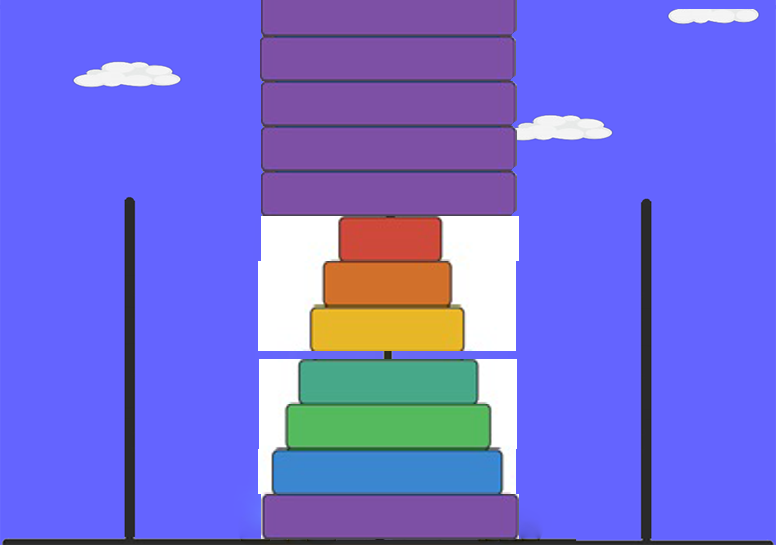
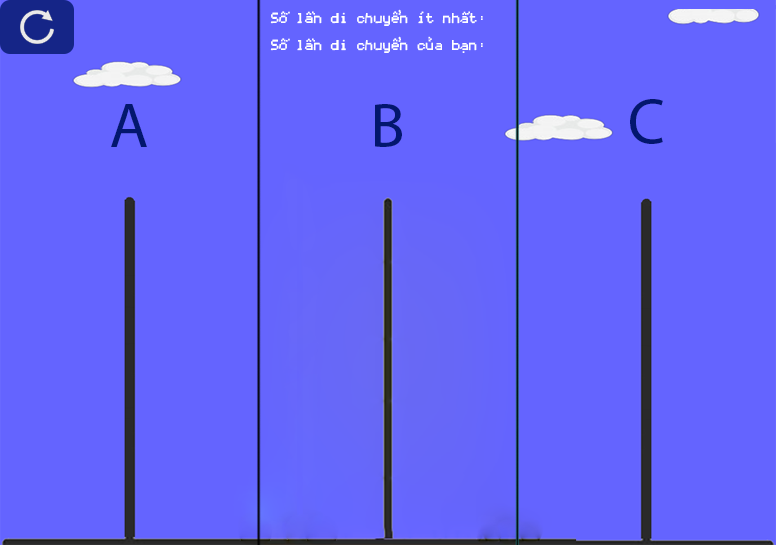
Before/after of a 776×545 layered artwork. What changed in the layer stack:
removed layer "Layer 8" over [261, 216, 519, 261]
removed layer "Layer 7" over [258, 261, 516, 306]
removed layer "Layer 6" over [258, 306, 516, 351]
removed layer "Layer 5" over [259, 359, 517, 404]
removed layer "Layer 4" over [259, 404, 517, 449]
removed layer "Layer 3" over [258, 449, 516, 494]
painted on "Layer 2" over [0, 0, 519, 539]
removed layer "Layer 14" over [261, 0, 517, 36]
removed layer "Layer 13" over [260, 36, 516, 81]
removed layer "Layer 12" over [261, 81, 517, 126]
removed layer "Layer 11" over [261, 126, 517, 171]
removed layer "Layer 10" over [261, 171, 517, 216]
removed layer "Layer 9" over [0, 0, 520, 9]
added layer "Số lần di chuyển ít nhất: Số lần di chuyển của bạn:" above "Layer 1" over [270, 9, 483, 53]
painted on "Layer 1" over [0, 0, 663, 545]
